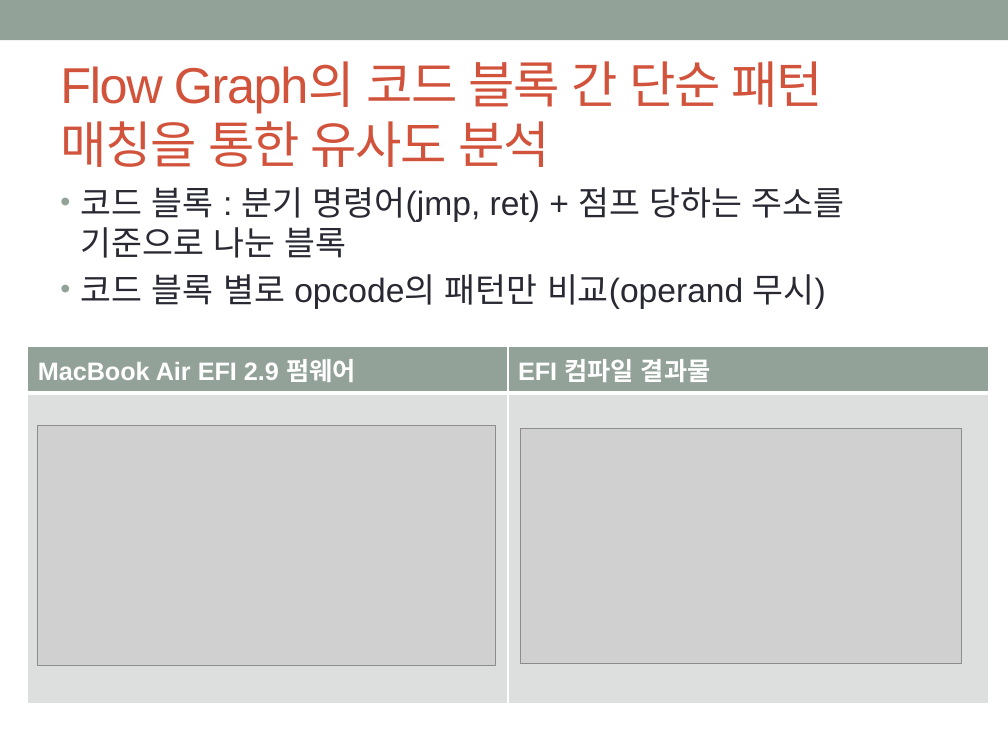
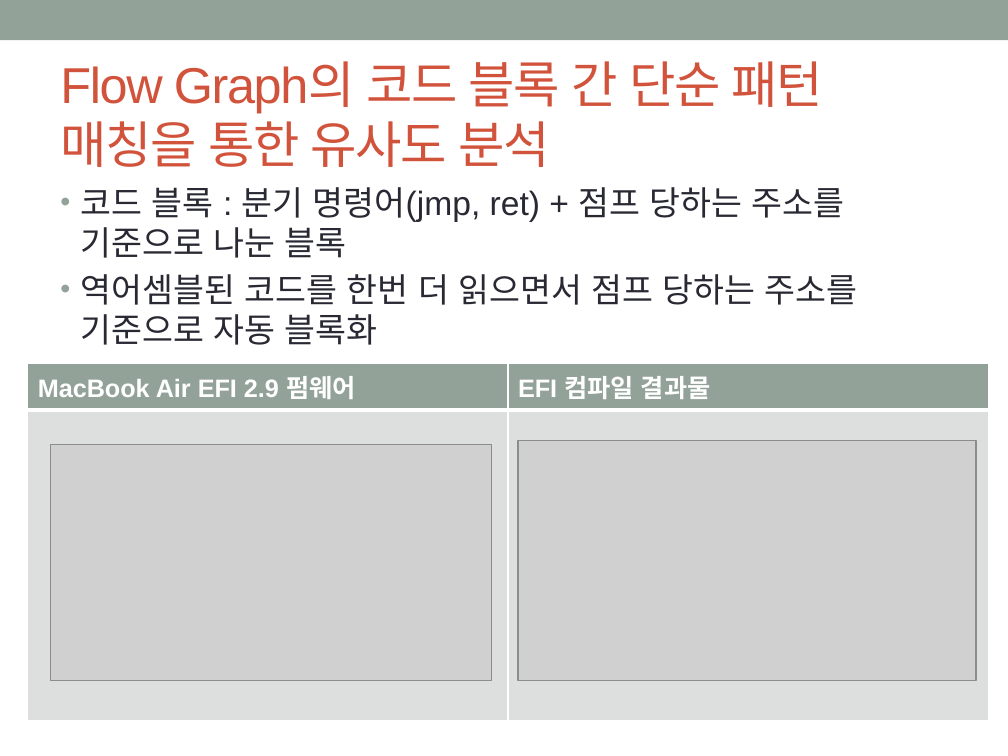
Before and after one commit to godthem90/Mac_Security_S4, a slide deck: slide 13 of 맥 중간발표.pptx (slide 11 before the commit). Drawn at 1008x756 pixels with LibreOffice and Linux fonts; fonts in the diff are those of the drawing; grey boxes stand for pictures. Boxes give left, top, right and bottom in pixels: in the first picture for what was removed or moved away, otherwise in the second. Text is boxed around its words. In the diff, an @@ line names an element or a change of style, - is before the commit and + after.

```diff
--- a/맥 중간발표.pptx
+++ b/맥 중간발표.pptx
@@ text at [81, 274, 858, 345]: text changed @@
-• 코드 블록 별로 opcode의 패턴만 비교(operand 무시)
+• 역어셈블된 코드를 한번 더 읽으면서 점프 당하는 주소를 기준으로 자동 블록화
@@ table: place and size @@
-table at [28, 347, 988, 699]
+table at [28, 363, 988, 715]
@@ picture: place and size @@
-picture at [520, 428, 962, 664]
+picture at [50, 445, 492, 680]
@@ picture: place and size @@
-picture at [38, 425, 496, 665]
+picture at [518, 440, 976, 680]
```
Also in this commit, not shown: 13 other slides changed, 6 slides added.
